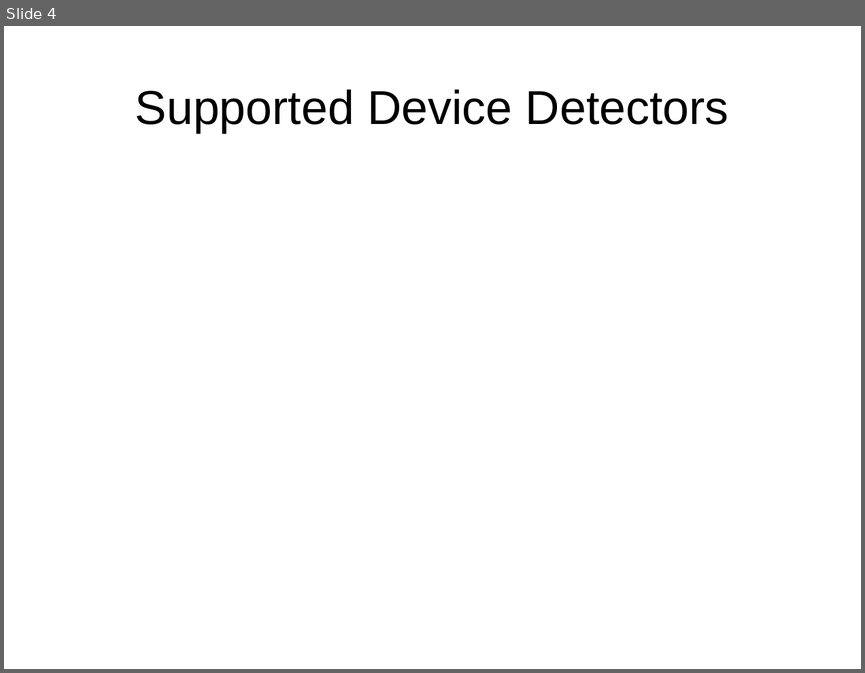
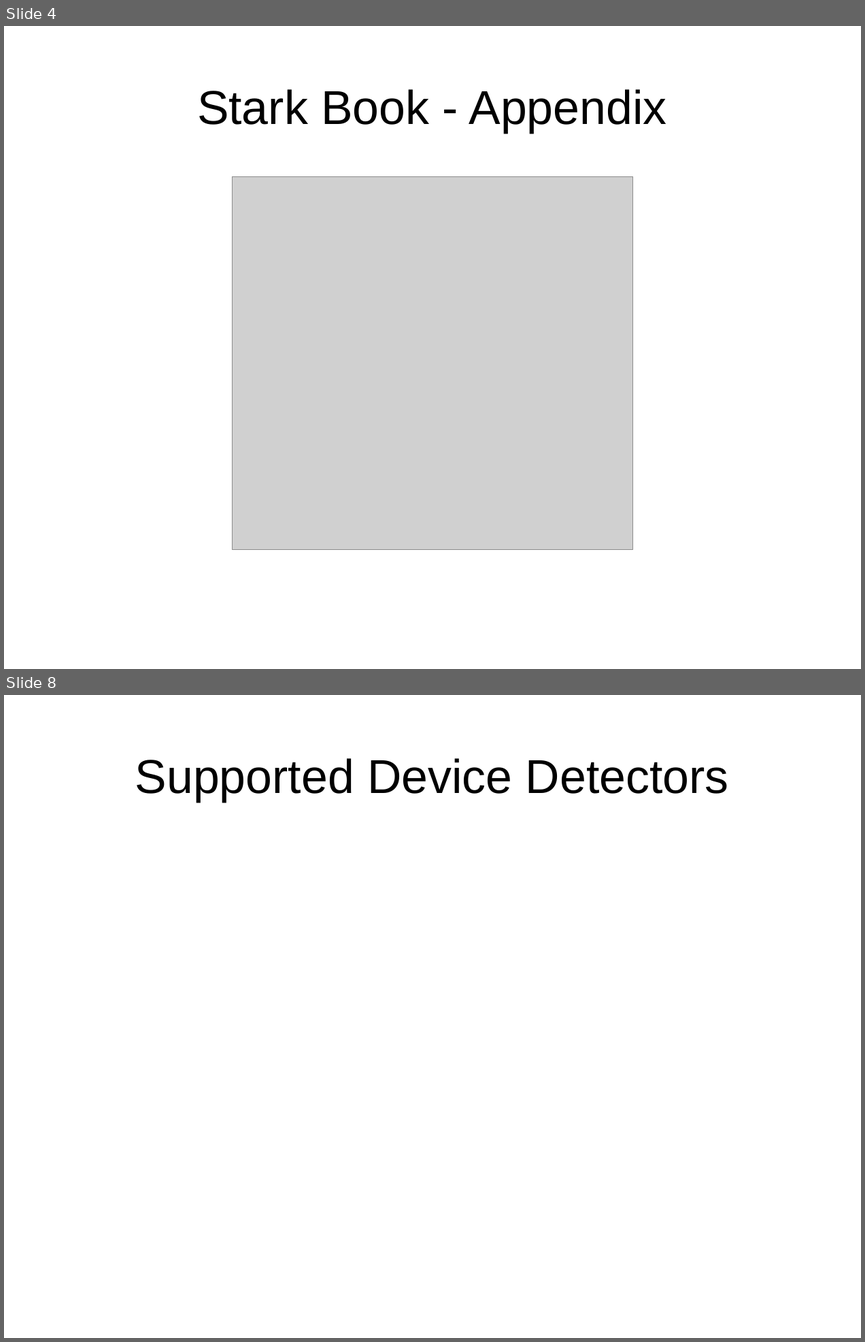
Before and after one commit to tomwhartung/jmws_accoutrements, a slide deck: presentations/2015_09-Joomla/Device_Detection-In_Protostar_and_Beez3.odp. Shown one above the other, each under a label of ours: slide 4 before the commit, slides 4 and 8 after it; the slides between them are not shown. The pictures are 865x673 and 865x1342 pixels, drawn with LibreOffice and Linux fonts; fonts in the diff are those of the drawing; grey boxes stand for pictures. Boxes give left, top, right and bottom in pixels: in the first picture for what was removed or moved away, otherwise in the second. Text is boxed around its words. In the diff, an @@ line names an element or a change of style, - is before the commit and + after.

```diff
--- a/presentations/2015_09-Joomla/Device_Detection-In_Protostar_and_Beez3.odp
+++ b/presentations/2015_09-Joomla/Device_Detection-In_Protostar_and_Beez3.odp
@@ slide 4 added at <box>4,26,861,669</box>, background #FFFFFF @@
@@ title added at <box>197,89,667,133</box>, 44 pt, text #000000 @@
+Stark Book - Appendix
@@ picture added at <box>232,176,633,548</box> @@
@@ what was slide 4 is now slide 8 @@
```
Also in this commit, not shown: 2 slides changed, 4 other slides added, 1 slide removed.
